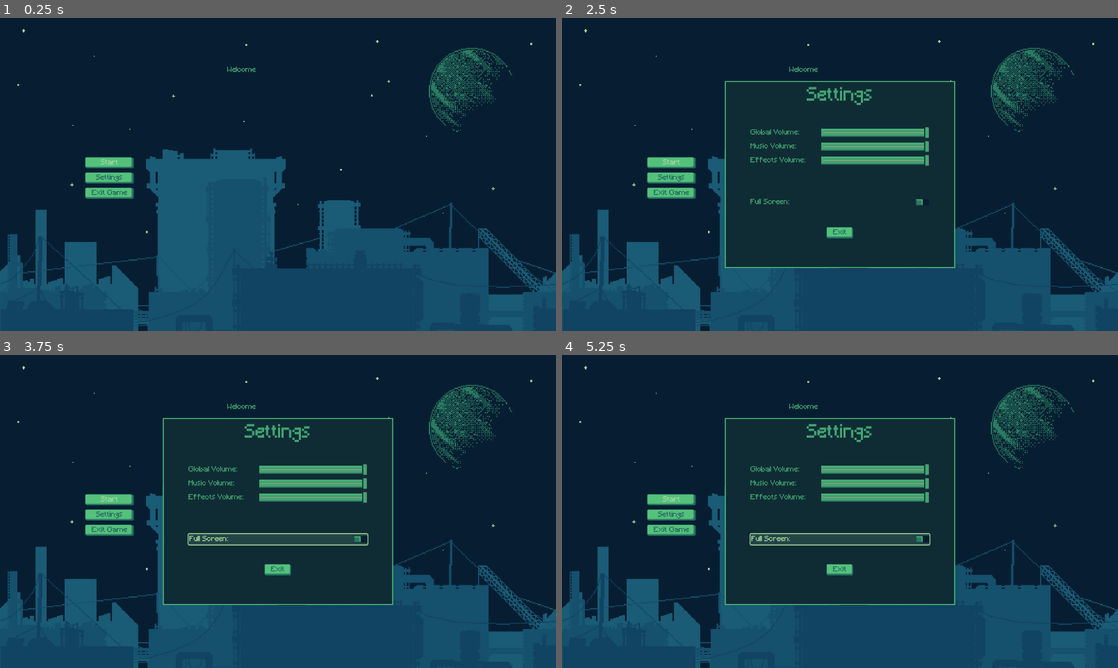
Above: before the commit, frames 1-4 (two rows, left to right).
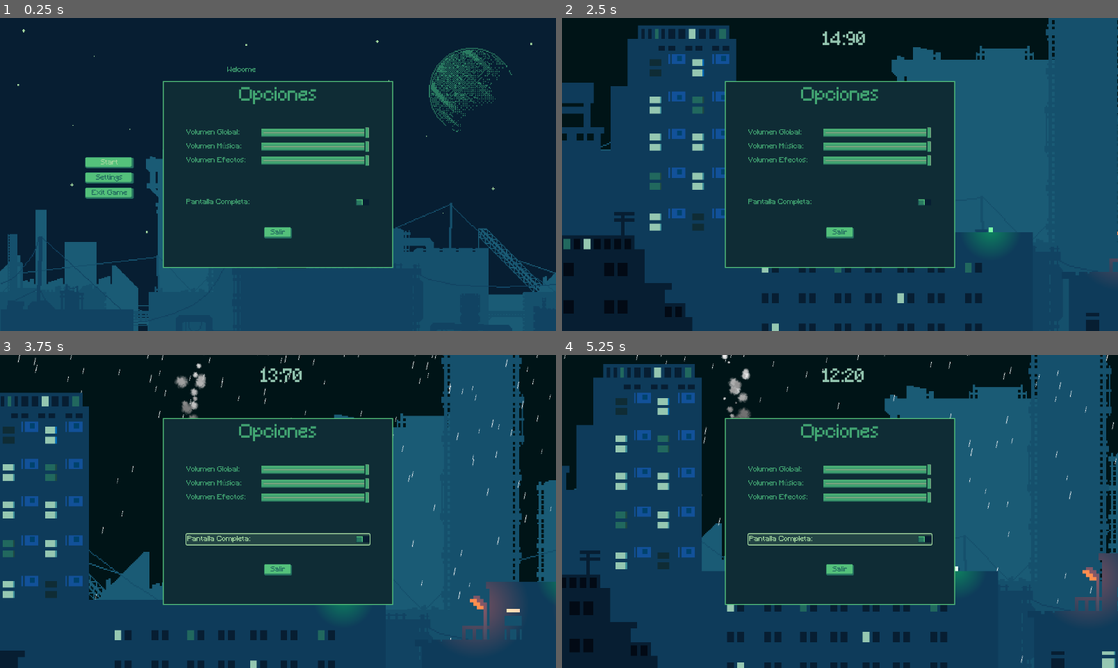
Above: after the commit, the same moments.

Repository: DEVizzent/mermelada-jam-2023
Game: Godot game, scene res://Inicio/StartMenu.tscn
Same seed, same stepped clock (60 frames per second), same inputs: the game is played once before the commit and once after it.
Inputs (mouse positions are in pixels of both pictures, inside the frame that each line leads up to):
- Up to frame 1 (0.25 s): no input
- Up to frame 2 (2.5 s): click "Settings" at 0.5 s; click (673, 161) at 1.25 s, where only the run after the commit has a clickable "Start"; click (673, 161) at 2 s, where only the run after the commit has a clickable "Start"
- Up to frame 3 (3.75 s): move the mouse to (400, 495) at 2.77 s; hold Right (ui_right) 2.78-3.5 s; click (400, 495) at 2.92 s; tap Space (jump) at 3.02 s; drag from (166, 527) to (250, 574) at 3.52 s
- Up to frame 4 (5.25 s): move the mouse to (895, 442) at 4.27 s; hold Left (ui_left) 4.28-5 s; drag from (812, 574) to (673, 464) at 5.02 s

The runs differ from the first frame. In frame 1, 12% of the frame differs, in the area x 29-71%, y 20-80%; in frame 2, 61%, in the area x 0-100%, y 0-100%; in frame 3, 59%; in frame 4, 61%.

Commit message:
Translate Settings option

Diff:
--- a/Settings/Settings.tscn
+++ b/Settings/Settings.tscn
@@ -9,7 +9,6 @@
 
 [node name="Settings" type="CanvasLayer"]
 process_mode = 3
-visible = false
 script = ExtResource("1_bvmxg")
 
 [node name="Panel" type="Panel" parent="."]
@@ -40,7 +39,7 @@
 [node name="Label" type="Label" parent="Panel/CenterContainer/VBoxContainer"]
 layout_mode = 2
 theme_override_font_sizes/font_size = 40
-text = "Settings"
+text = "Opciones"
 horizontal_alignment = 1
 vertical_alignment = 1
 
@@ -51,7 +50,7 @@
 
 [node name="GlobalVolSlider" type="Label" parent="Panel/CenterContainer/VBoxContainer/GridContainer"]
 layout_mode = 2
-text = "Global Volume: "
+text = "Volumen Global: "
 
 [node name="MasterAudioSlider" type="HSlider" parent="Panel/CenterContainer/VBoxContainer/GridContainer"]
 custom_minimum_size = Vector2(250, 0)
@@ -64,7 +63,7 @@
 
 [node name="MusicVolSlider" type="Label" parent="Panel/CenterContainer/VBoxContainer/GridContainer"]
 layout_mode = 2
-text = "Music Volume: "
+text = "Volumen Música: "
 
 [node name="MusicAudioSlider" type="HSlider" parent="Panel/CenterContainer/VBoxContainer/GridContainer"]
 custom_minimum_size = Vector2(250, 0)
@@ -77,7 +76,7 @@
 
 [node name="EffectVolSlider" type="Label" parent="Panel/CenterContainer/VBoxContainer/GridContainer"]
 layout_mode = 2
-text = "Effects Volume: "
+text = "Volumen Efectos: "
 
 [node name="EffectAudioSlider" type="HSlider" parent="Panel/CenterContainer/VBoxContainer/GridContainer"]
 custom_minimum_size = Vector2(250, 0)
@@ -96,7 +95,7 @@
 
 [node name="FullScreenToggle" type="CheckButton" parent="Panel/CenterContainer/VBoxContainer"]
 layout_mode = 2
-text = "Full Screen: "
+text = "Pantalla Completa: "
 script = ExtResource("4_nwjrl")
 
 [node name="CenterContainer" type="CenterContainer" parent="Panel/CenterContainer/VBoxContainer"]
@@ -105,7 +104,7 @@
 [node name="Button" type="Button" parent="Panel/CenterContainer/VBoxContainer/CenterContainer"]
 layout_mode = 2
 theme = ExtResource("5_8qox8")
-text = "Exit"
+text = "Salir"
 
 [node name="UISounds" parent="." instance=ExtResource("6_vcka0")]
 
